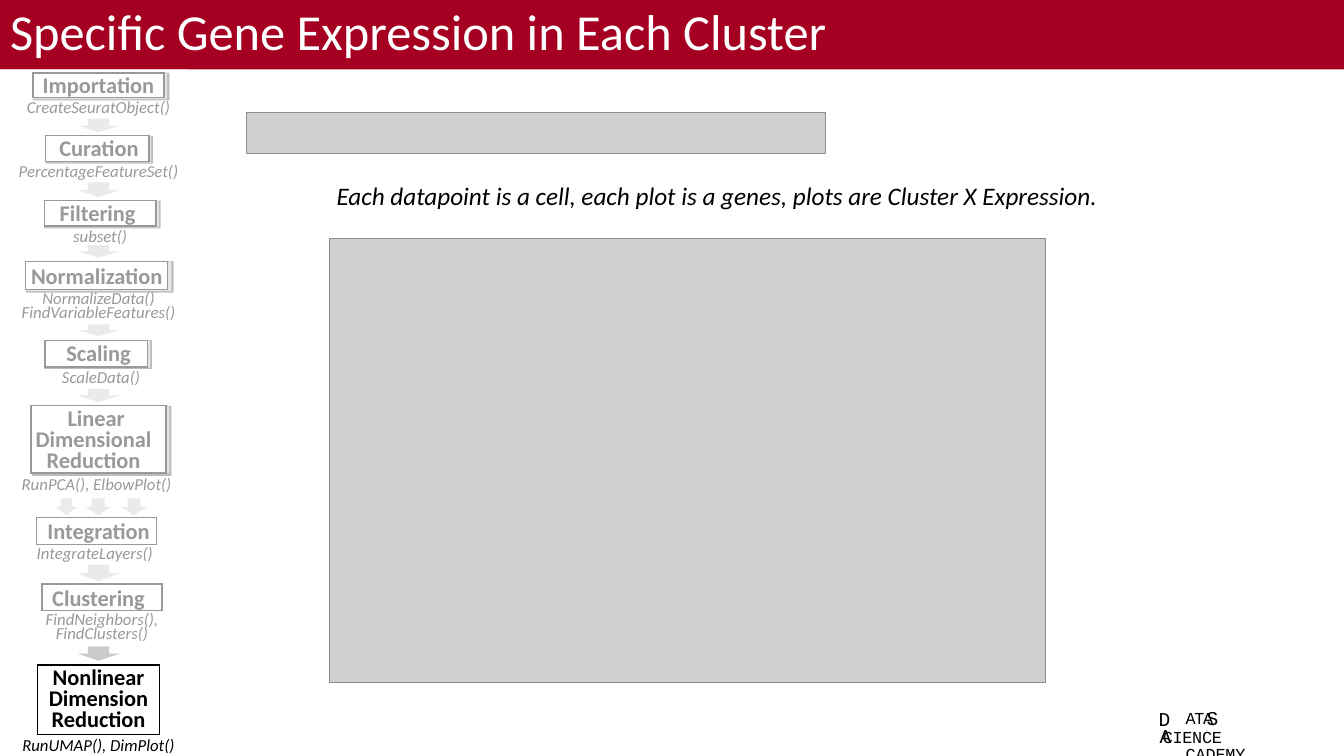
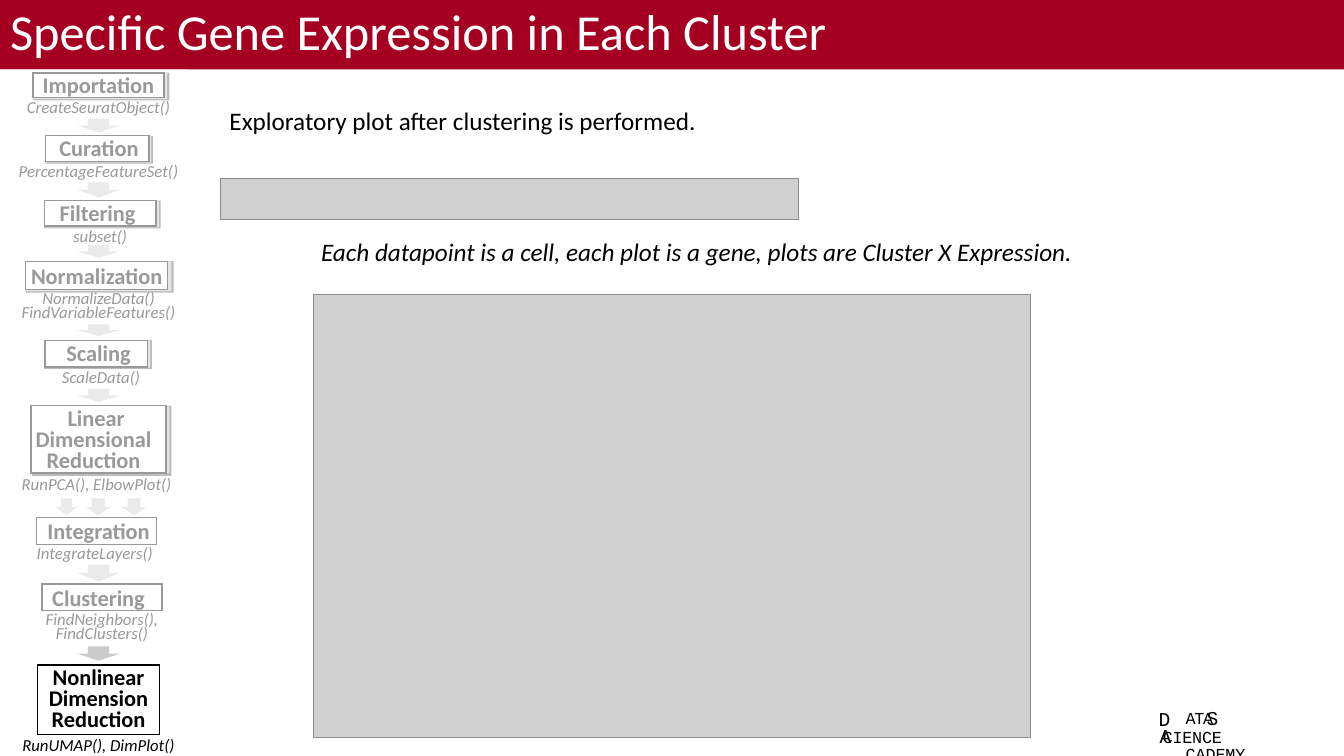
Before and after one commit to bacorli2/scrna_workshop, a slide deck: slide 11 of M5_Seurat_DGE_and_Exploratory/M5_Seurat_DGE_Exploratory.pptx. Drawn at 1344x756 pixels with LibreOffice and Linux fonts; fonts in the diff are those of the drawing; grey boxes stand for pictures; background and template pictures are left out. Boxes give left, top, right and bottom in pixels: in the first picture for what was removed or moved away, otherwise in the second. Text is boxed around its words. In the diff, an @@ line names an element or a change of style, - is before the commit and + after.

Commit message:
Updates to M4 and M5 clarifying some plots.

```diff
--- a/M5_Seurat_DGE_and_Exploratory/M5_Seurat_DGE_Exploratory.pptx
+++ b/M5_Seurat_DGE_and_Exploratory/M5_Seurat_DGE_Exploratory.pptx
@@ text added at [229, 112, 695, 135], 18 pt, text #000000 @@
+Exploratory plot after clustering is performed.
@@ picture: place and size @@
-picture at [247, 112, 826, 153]
+picture at [220, 178, 799, 220]
@@ text at [321, 243, 1071, 266]: text changed @@
-Each datapoint is a cell, each plot is a genes, plots are Cluster X Expression.
+Each datapoint is a cell, each plot is a gene, plots are Cluster X Expression.
@@ picture: place and size @@
-picture at [330, 239, 1047, 683]
+picture at [314, 294, 1030, 738]
```
Also in this commit, not shown: 9 other slides changed, 1 slide removed, 2 other files.
